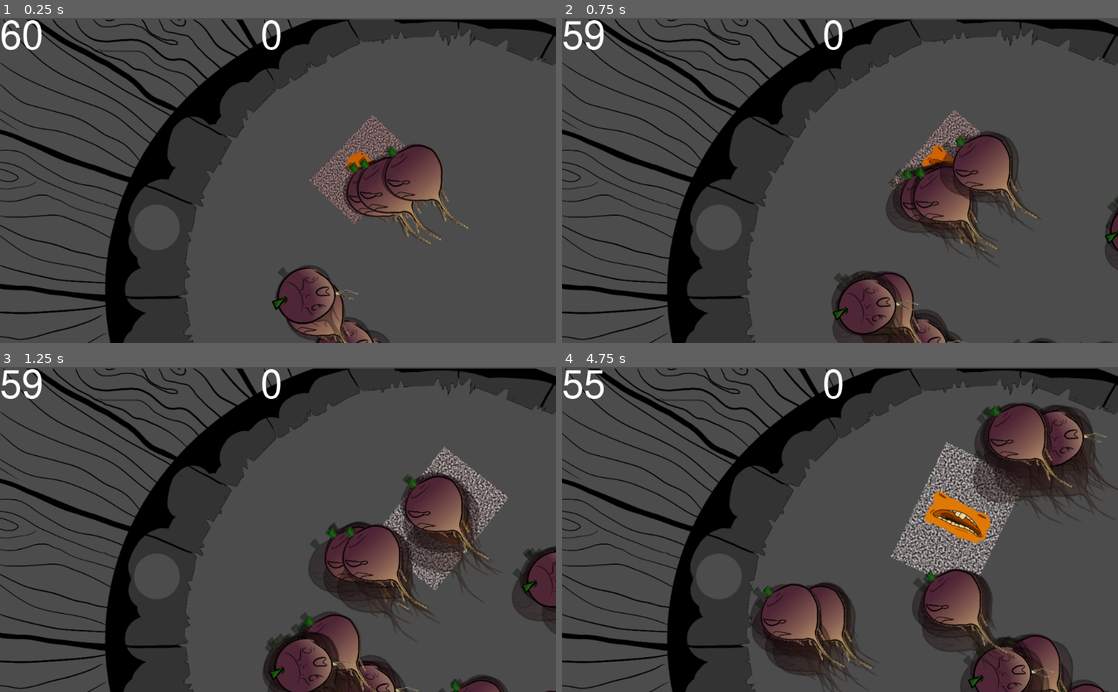
Above: before the commit, frames 1-4 (two rows, left to right).
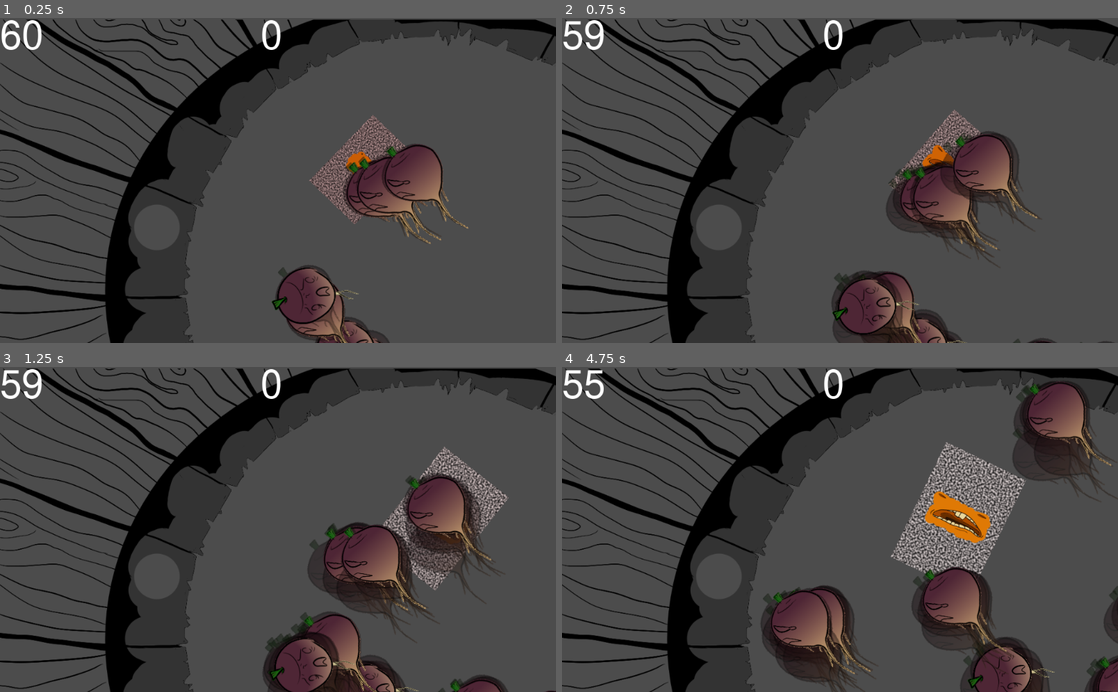
Above: after the commit, the same moments.

Repository: Nopey/carnival
Game: Godot game, scene res://Claw/Game.tscn
Two runs of this game, one before a commit and one after it. Both use one fixed random seed, a clock stepped at 60 frames per second and the inputs below.
Inputs:
- Up to frame 1 (0.25 s): no input
- Up to frame 2 (0.75 s): tap Enter (ui_accept) at 0.5 s; hold Right (ui_right) from 0.53 s (still down)
- Up to frame 3 (1.25 s): keep holding Right (ui_right); tap Enter (ui_accept) at 0.77 s
- Up to frame 4 (4.75 s): release Right (ui_right) at 1.28 s; hold Down (ui_down) 1.28-2.03 s; tap Enter (ui_accept) at 1.52, 3.02, 3.77, 4.52 s; hold Right (ui_right) 2.03-2.78 s; hold Up (ui_up) 2.78-3.53 s; hold Left (ui_left) from 3.53 s (still down)

Frame 1 is identical in both runs. In frame 2, 0.6% of the frame differs, in the area x 68-100%, y 35-78%; in frame 3, 2.9%; in frame 4, 9.9%, in the area x 33-100%, y 4-100%.

Commit message:
refine colliders

Diff:
--- a/Claw/Bucket.tscn
+++ b/Claw/Bucket.tscn
@@ -10,7 +10,7 @@
 position = Vector2( -525, -152 )
 scale = Vector2( 0.90554, 0.905844 )
 build_mode = 1
-polygon = PoolVector2Array( 425.161, 717.563, 90.5537, 505.606, -37.5466, 283.713, 1.10432, -70.6523, 297.06, -384.172, 791.793, -323.455, 1053.52, 4.57764e-05, 1144.07, 2021.32, 4178.72, -1158.04, -1360.51, -1528.96, -1934.76, 1713.32, 419.639, 1951.77, 1509.6, 1457.2, 1981.14, -234.036, 1075.6, 161.176, 953.023, 478.007, 791.793, 655.742 )
+polygon = PoolVector2Array( 153.5, 749.577, -27.6078, 613.792, -205.402, 398.523, -237.427, 153.448, -167.856, -101.563, -18.7733, -275.986, 185.525, -408.459, 761.976, -434.954, 1138.55, -118.122, 1204.81, 206.437, 1144.07, 2021.32, 4178.72, -1158.04, -1360.51, -1528.96, -1934.76, 1713.32, 419.639, 1951.77, 1509.6, 1457.2, 1981.14, -234.036, 1191.55, 365.405, 901.12, 716.459, 675.84, 756.201 )
 
 [node name="Sprite" type="Sprite" parent="."]
 texture = ExtResource( 2 )
--- a/Claw/Turnip.gd
+++ b/Claw/Turnip.gd
@@ -9,7 +9,7 @@
 const NOMINAL_FLEE_RATE = 40.0
 
 export var target: Vector2 = Vector2(600, 400)
-export var max_dist: float = 500  # ugly fallback for bucket failure
+export var max_dist: float = 800  # ugly fallback for bucket failure
 
 # Called when the node enters the scene tree for the first time.
 func _ready():
@@ -63,3 +63,9 @@
 	# There's no way this is the right way to do this, but lol game jam.
 	transform.x = Vector2(pos.x, 0)
 	transform.y = Vector2(0, pos.y)
+
+
+func _on_VisibilityNotifier2D_viewport_exited(viewport):
+	var offset = global_position - target
+	flee_path = -offset.normalized()
+	flee_rate = 100
--- a/Claw/Turnip.tscn
+++ b/Claw/Turnip.tscn
@@ -9,7 +9,7 @@
 [ext_resource path="res://Claw/turnip_debris3.png" type="Texture" id=7]
 
 [sub_resource type="CircleShape2D" id=7]
-radius = 50.0
+radius = 45.0
 
 [node name="Turnip" type="Area2D"]
 script = ExtResource( 1 )
@@ -56,3 +56,5 @@
 
 [node name="Sprite" type="Sprite" parent="."]
 texture = ExtResource( 2 )
+
+[connection signal="viewport_exited" from="VisibilityNotifier2D" to="." method="_on_VisibilityNotifier2D_viewport_exited"]
